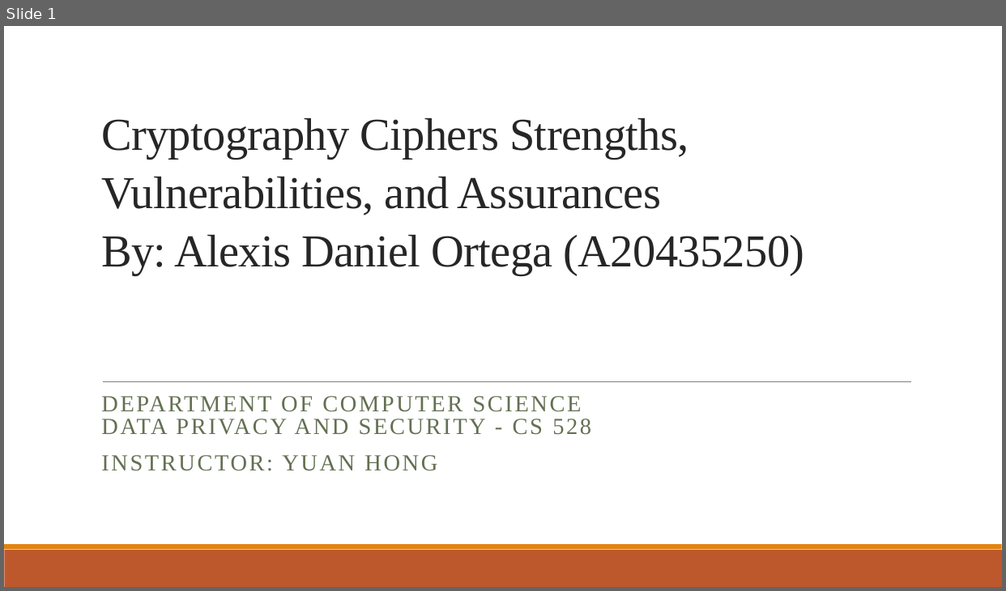
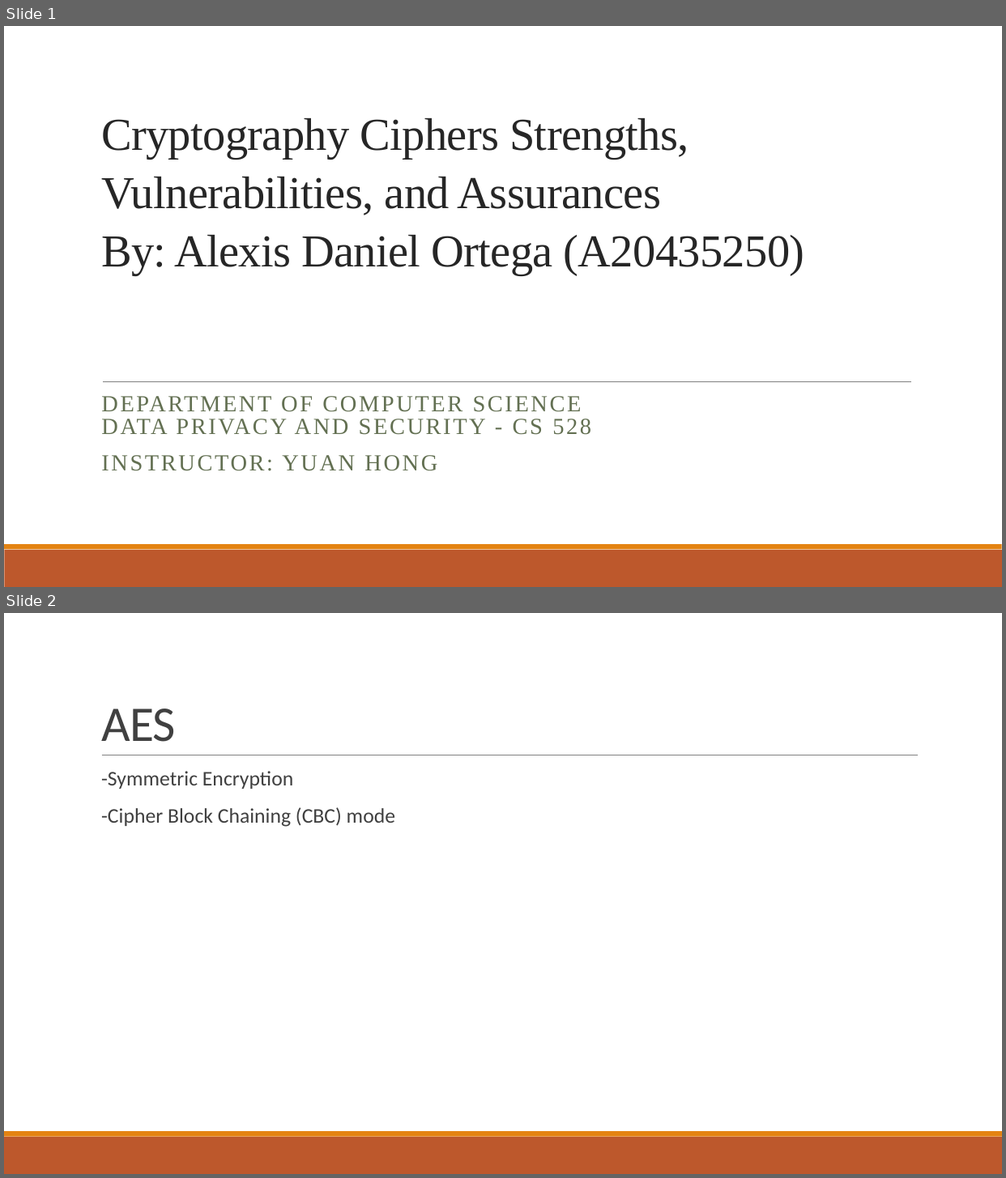
Before and after one commit to AFA20SCM50O/CS528, a slide deck: Documentation/Demo.pptx. Shown one above the other, each under a label of ours: slide 1 before the commit, slides 1 and 2 after it. The pictures are 1006x591 and 1006x1178 pixels, drawn with LibreOffice and Linux fonts; fonts in the diff are those of the drawing. Boxes give left, top, right and bottom in pixels: in the first picture for what was removed or moved away, otherwise in the second. Text is boxed around its words. In the diff, an @@ line names an element or a change of style, - is before the commit and + after.

```diff
--- a/Documentation/Demo.pptx
+++ b/Documentation/Demo.pptx
@@ slide 2 added at (x1=4, y1=613, x2=1002, y2=1174), background #FFFFFF; not listed: 2 template elements that a slide beside it also shows @@
@@ title added at (x1=101, y1=709, x2=176, y2=742), 48 pt, text #404040 @@
+AES
@@ line added from (102, 756) to (918, 756), #808080 0.5 pt @@
@@ text added at (x1=101, y1=771, x2=395, y2=827), 20 pt, text #404040 @@
+  -Symmetric Encryption
+  -Cipher Block Chaining (CBC) mode
```
Also in this commit, not shown: 3 other files.
